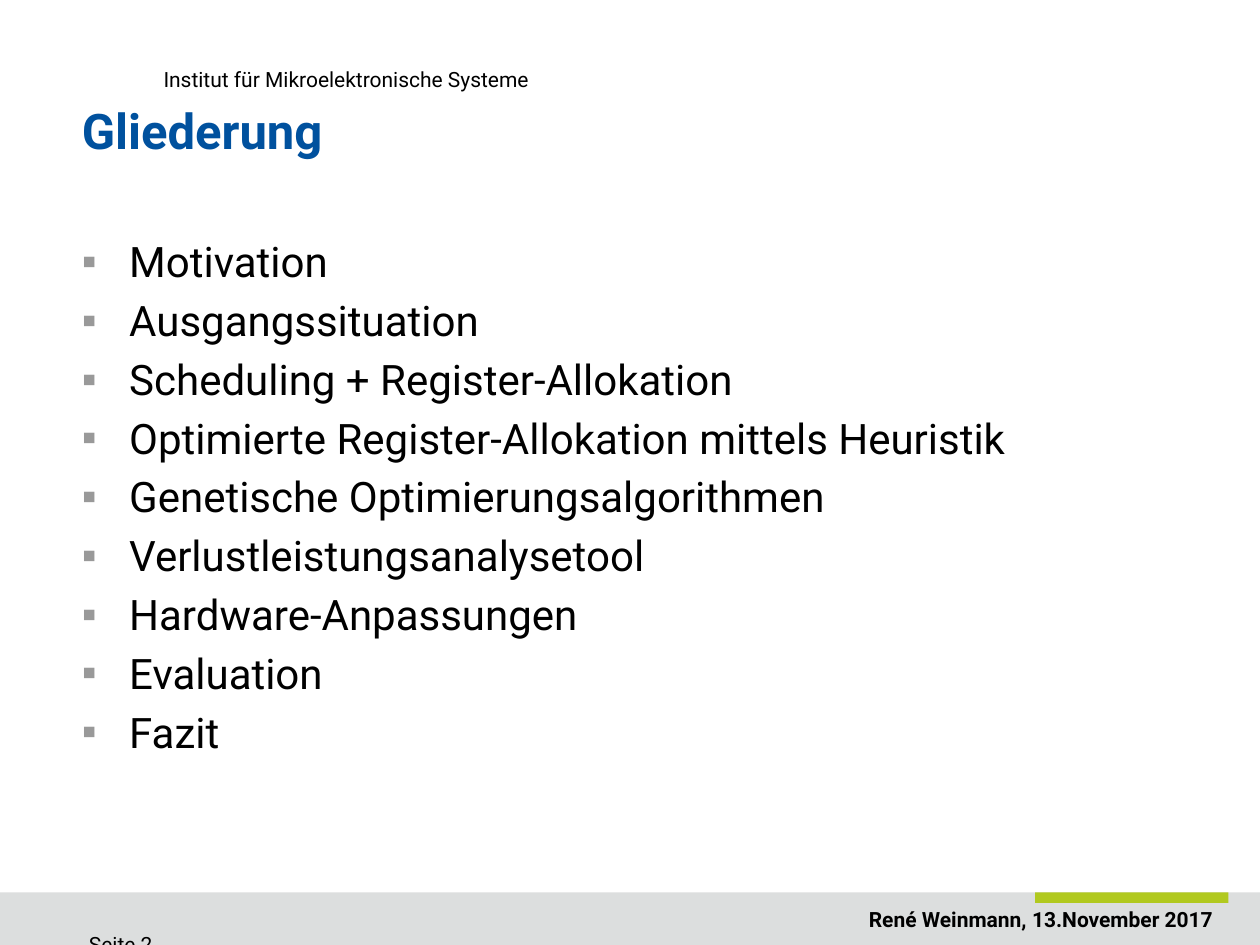
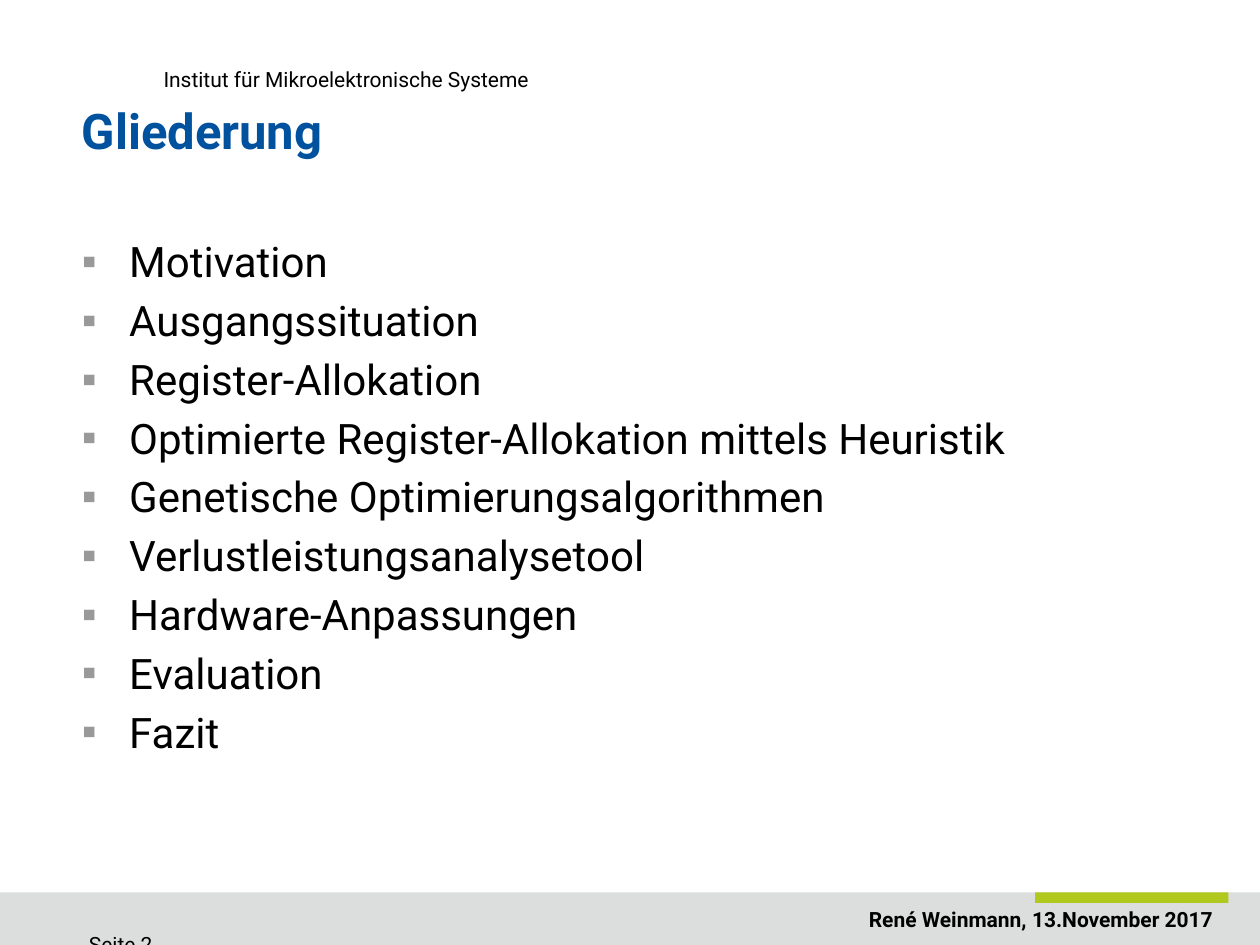
Before and after one commit to ReneWeinmann/Masterarbeit, a slide deck: slide 2 of Presentation_Rene_Weinmann.pptx. Drawn at 1260x945 pixels with LibreOffice and Linux fonts; fonts in the diff are those of the drawing; background and template pictures are left out. Boxes give left, top, right and bottom in pixels: in the first picture for what was removed or moved away, otherwise in the second. Text is boxed around its words. In the diff, an @@ line names an element or a change of style, - is before the commit and + after.

```diff
--- a/Presentation_Rene_Weinmann.pptx
+++ b/Presentation_Rene_Weinmann.pptx
@@ text at [129,363,481,404]: text changed @@
-▪ Scheduling + Register-Allokation
+▪ Register-Allokation
```
Also in this commit, not shown: 20 other slides changed.
